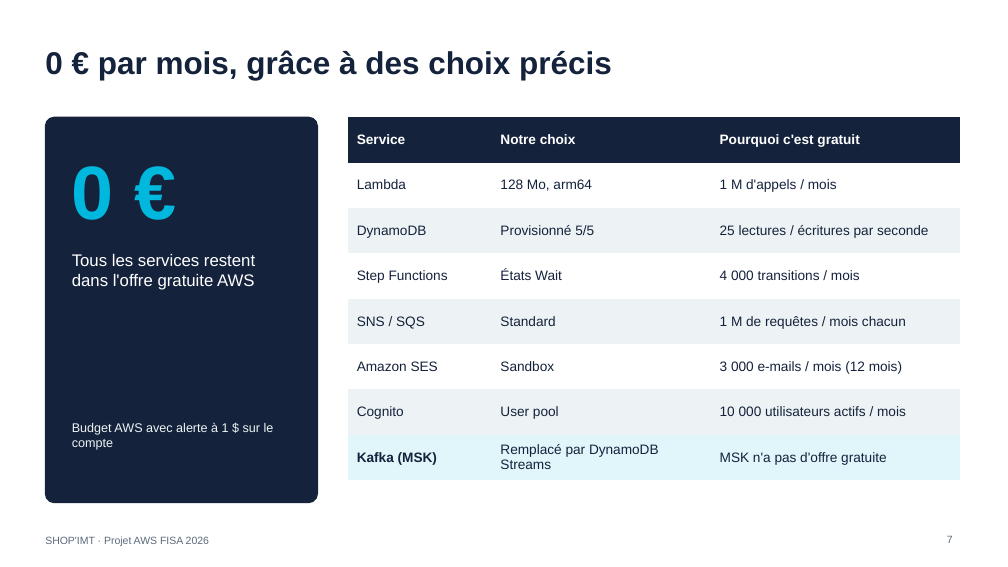
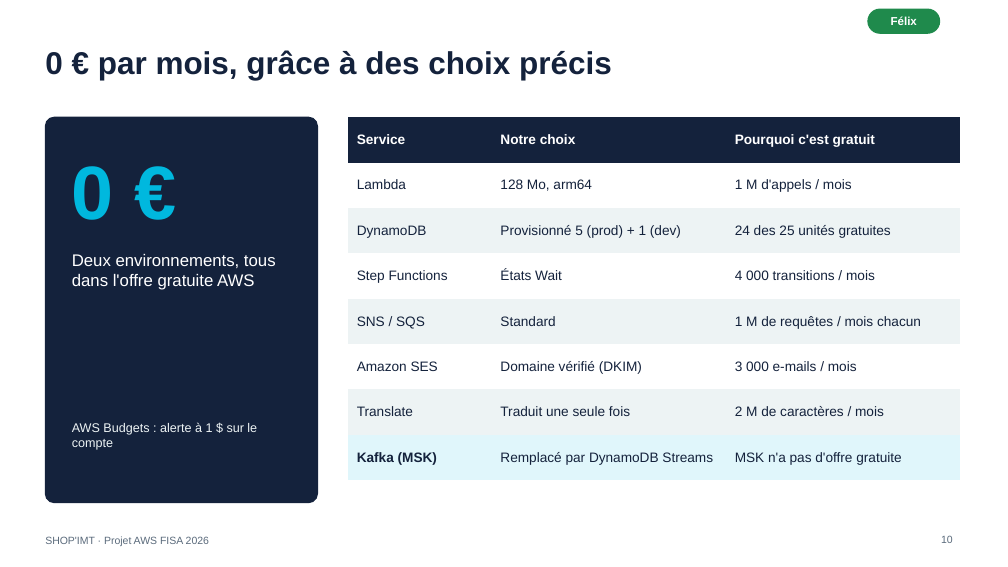
Before and after one commit to louizoom/shop-imt, a slide deck: slide 10 of docs/SHOP-IMT-presentation.pptx (slide 7 before the commit). Drawn at 1008x567 pixels with LibreOffice and Linux fonts; fonts in the diff are those of the drawing. Boxes give left, top, right and bottom in pixels: in the first picture for what was removed or moved away, otherwise in the second. Text is boxed around its words. In the diff, an @@ line names an element or a change of style, - is before the commit and + after.

```diff
--- a/docs/SHOP-IMT-presentation.pptx
+++ b/docs/SHOP-IMT-presentation.pptx
@@ rounded rectangle added at (868, 9, 940, 33), fill #1F8A4C, outline #1F8A4C 1 pt @@
@@ text added at (891, 16, 917, 25), 11 pt, text #FFFFFF, bold @@
+Félix
@@ table at (348, 117, 960, 469) @@
-row 3, column 2: Provisionné 5/5
+row 3, column 2: Provisionné 5 (prod) + 1 (dev)
-row 3, column 3: 25 lectures / écritures par seconde
+row 3, column 3: 24 des 25 unités gratuites
-row 6, column 2: Sandbox
+row 6, column 2: Domaine vérifié (DKIM)
-row 6, column 3: 3 000 e-mails / mois (12 mois)
+row 6, column 3: 3 000 e-mails / mois
-row 7: Cognito | User pool | 10 000 utilisateurs actifs / mois
+row 7: Translate | Traduit une seule fois | 2 M de caractères / mois
@@ text at (72, 254, 276, 290): text changed @@
-Tous les services restent dans l'offre gratuite AWS
+Deux environnements, tous dans l'offre gratuite AWS
@@ text at (72, 422, 257, 450): text changed @@
-Budget AWS avec alerte à 1 $ sur le compte
+AWS Budgets : alerte à 1 $ sur le compte
@@ page number at (941, 535, 953, 543): text changed @@
-7
+10
```
Also in this commit, not shown: 6 other slides changed, 4 slides added, 1 slide removed, 1 other file.
